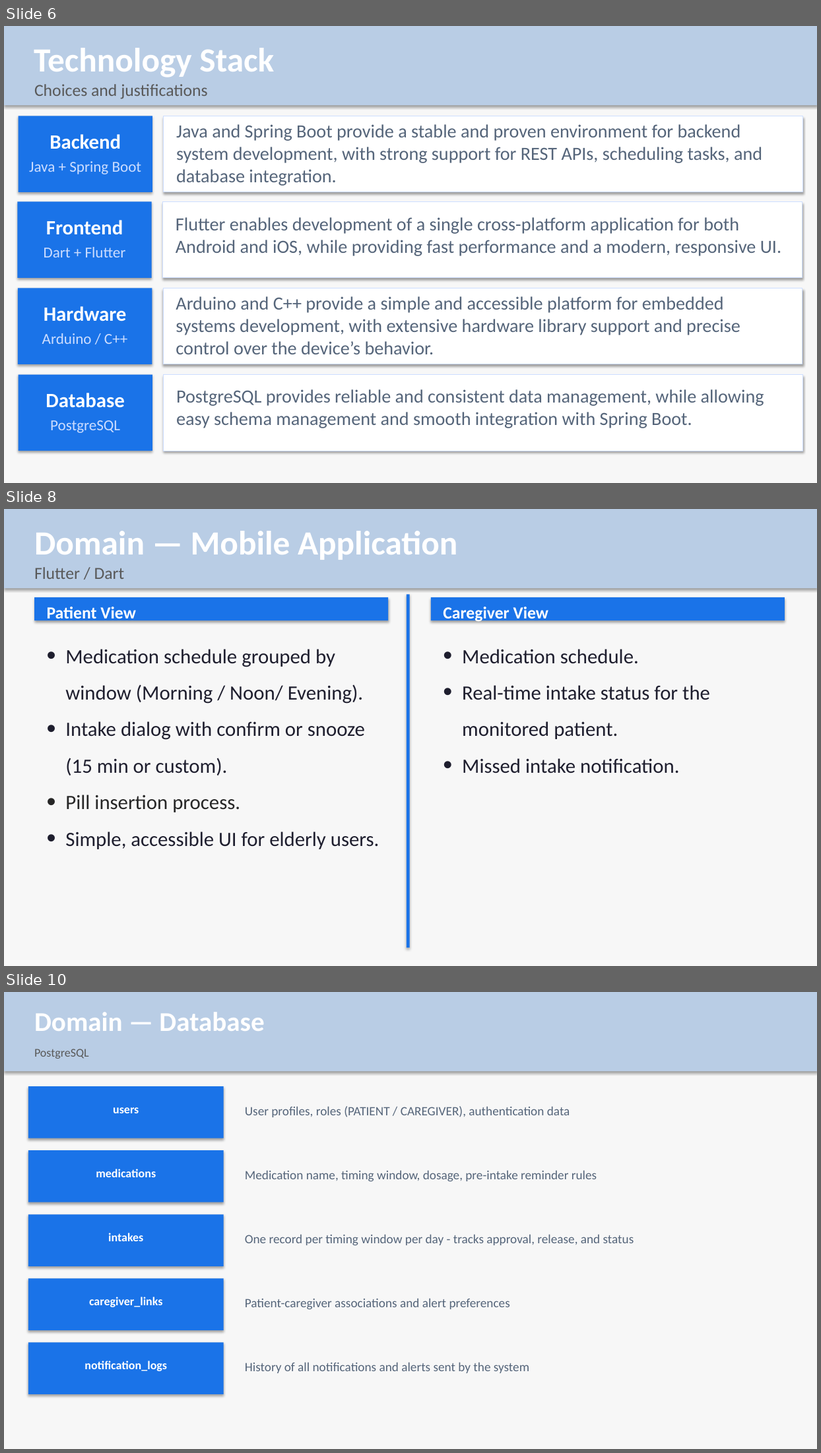
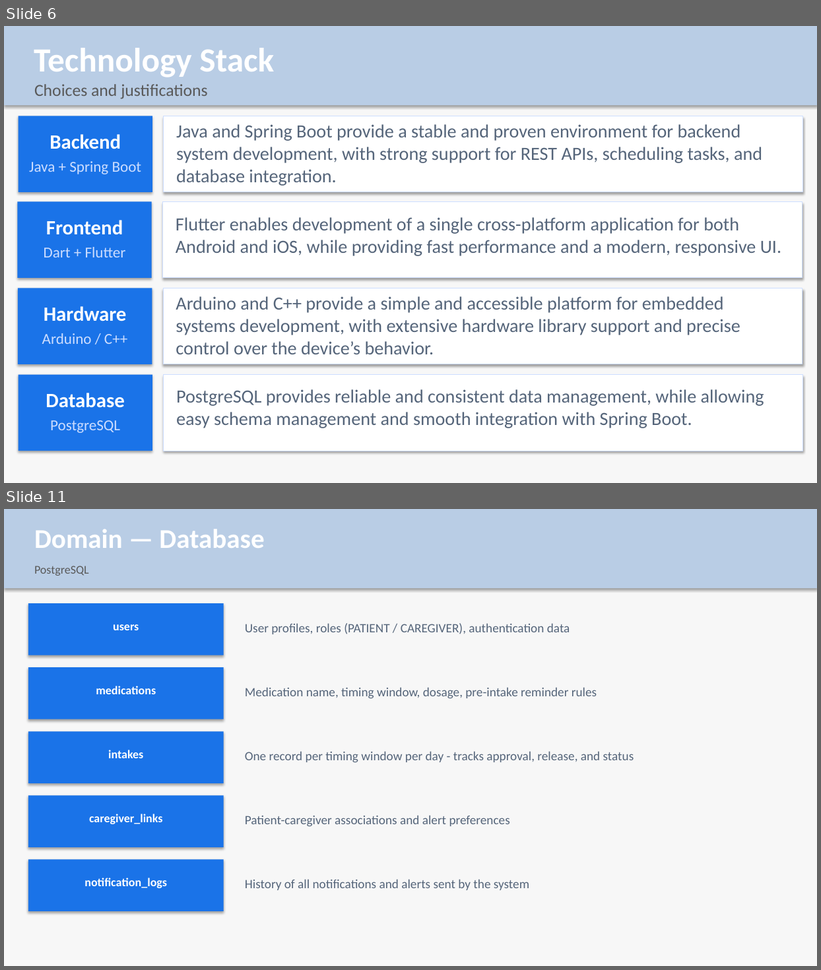
Before and after one commit to Medify-IoTeta/medify, a slide deck: docs/Medify_Presentation.pptx. Shown one above the other, each under a label of ours: slides 6, 8 and 10 before the commit, slides 6 and 11 after it; the slides between them are not shown. The pictures are 821x1453 and 821x970 pixels, drawn with LibreOffice and Linux fonts; fonts in the diff are those of the drawing; background and template pictures are left out. Boxes give left, top, right and bottom in pixels: in the first picture for what was removed or moved away, otherwise in the second. Text is boxed around its words. In the diff, an @@ line names an element or a change of style, - is before the commit and + after.

```diff
--- a/docs/Medify_Presentation.pptx
+++ b/docs/Medify_Presentation.pptx
@@ slide 8 removed at (4, 509, 817, 966), background #FFFFFF; not listed: 2 template elements that a slide beside it also shows @@
@@ text removed at (34, 531, 457, 560) @@
-Domain — Mobile Application
@@ text removed at (34, 567, 125, 579) @@
-Flutter / Dart
@@ rectangle removed at (34, 597, 388, 621) @@
@@ text removed at (47, 607, 135, 623) @@
-Patient View
@@ rectangle removed at (407, 594, 410, 948) @@
@@ rectangle removed at (431, 597, 785, 621) @@
@@ text removed at (443, 607, 548, 623) @@
-Caregiver View
@@ text removed at (65, 649, 380, 850) @@
-• Medication schedule grouped by window (Morning / Noon/ Evening).
-• Intake dialog with confirm or snooze (15 min or custom).
-• Pill insertion process.
-• Simple, accessible UI for elderly users.
@@ text removed at (462, 649, 710, 774) @@
-• Medication schedule.
-• Real-time intake status for the monitored patient.
-• Missed intake notification.
@@ what was slide 10 is now slide 11 @@
```
Also in this commit, not shown: 2 slides changed, 3 slides added, 1 other slide removed.
